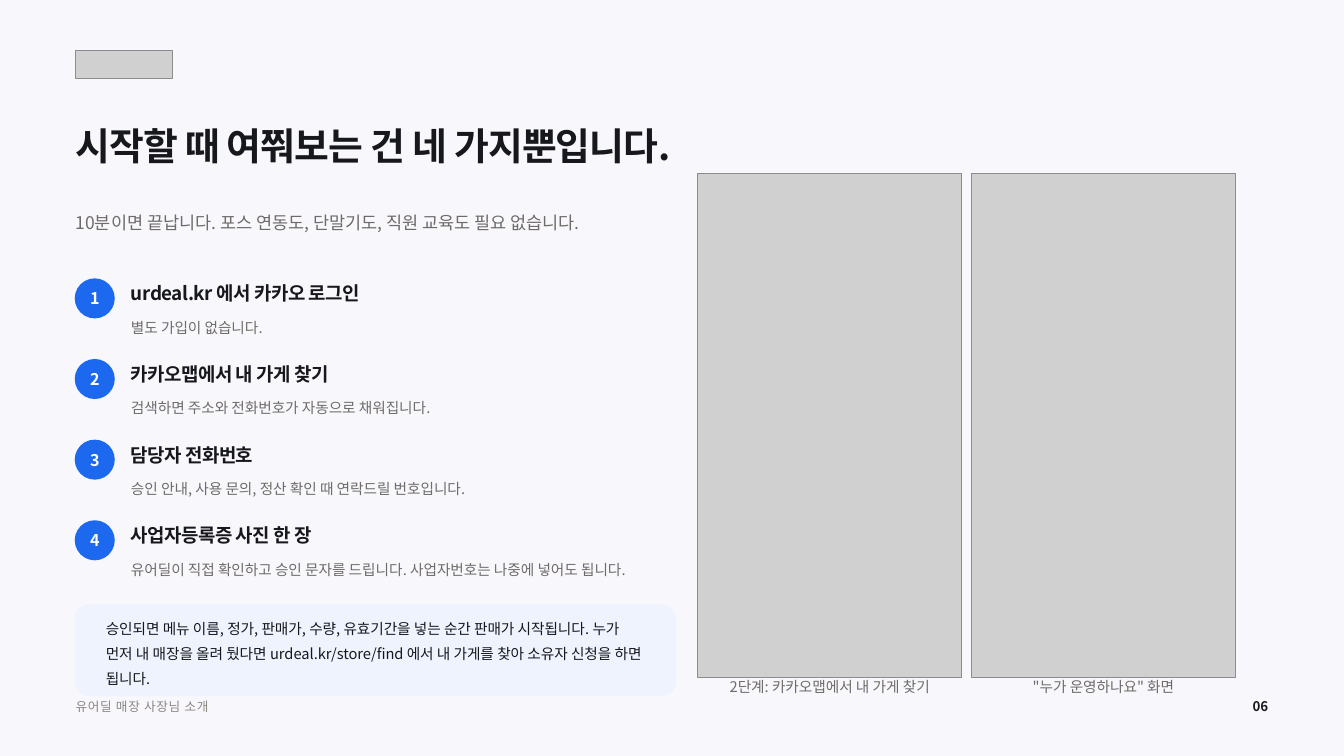
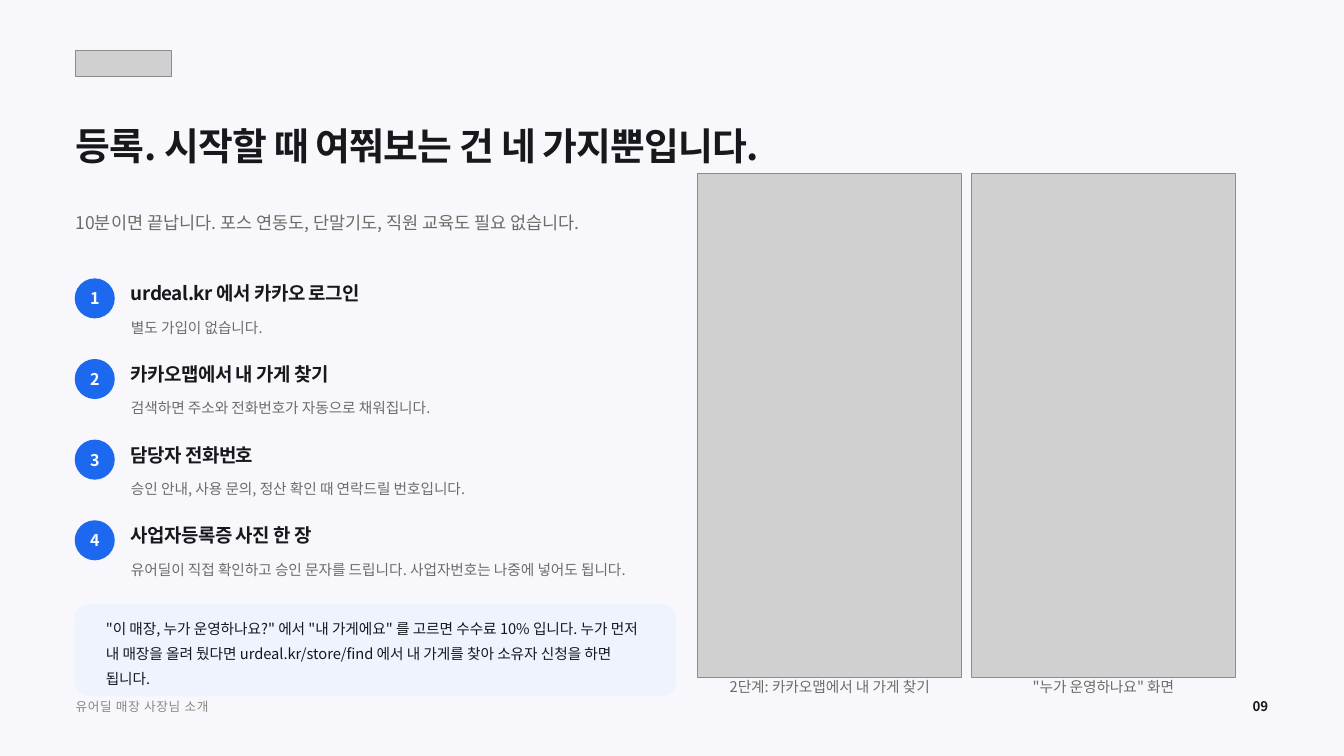
Before and after one commit to tobe2111/ur-live, a slide deck: slide 9 of docs/business/proposals/urdeal-store-owner-deck.pptx (slide 6 before the commit). Drawn at 1344x756 pixels with LibreOffice and Linux fonts; fonts in the diff are those of the drawing; grey boxes stand for pictures. Boxes give left, top, right and bottom in pixels: in the first picture for what was removed or moved away, otherwise in the second. Text is boxed around its words. In the diff, an @@ line names an element or a change of style, - is before the commit and + after.

```diff
--- a/docs/business/proposals/urdeal-store-owner-deck.pptx
+++ b/docs/business/proposals/urdeal-store-owner-deck.pptx
@@ text at bbox=[76, 128, 759, 164]: text changed @@
-시작할 때 여쭤보는 건 네 가지뿐입니다.
+등록. 시작할 때 여쭤보는 건 네 가지뿐입니다.
@@ text at bbox=[106, 622, 638, 685]: text changed @@
-승인되면 메뉴 이름, 정가, 판매가, 수량, 유효기간을 넣는 순간 판매가 시작됩니다. 누가 먼저 내 매장을 올려 뒀다면 urdeal.kr/store/find 에서 내 가게를 찾아 소유자 신청을 하면 됩니다.
+"이 매장, 누가 운영하나요?" 에서 "내 가게에요" 를 고르면 수수료 10% 입니다. 누가 먼저 내 매장을 올려 뒀다면 urdeal.kr/store/find 에서 내 가게를 찾아 소유자 신청을 하면 됩니다.
```
Also in this commit, not shown: 7 other slides changed, 8 slides added, 9 other files.
